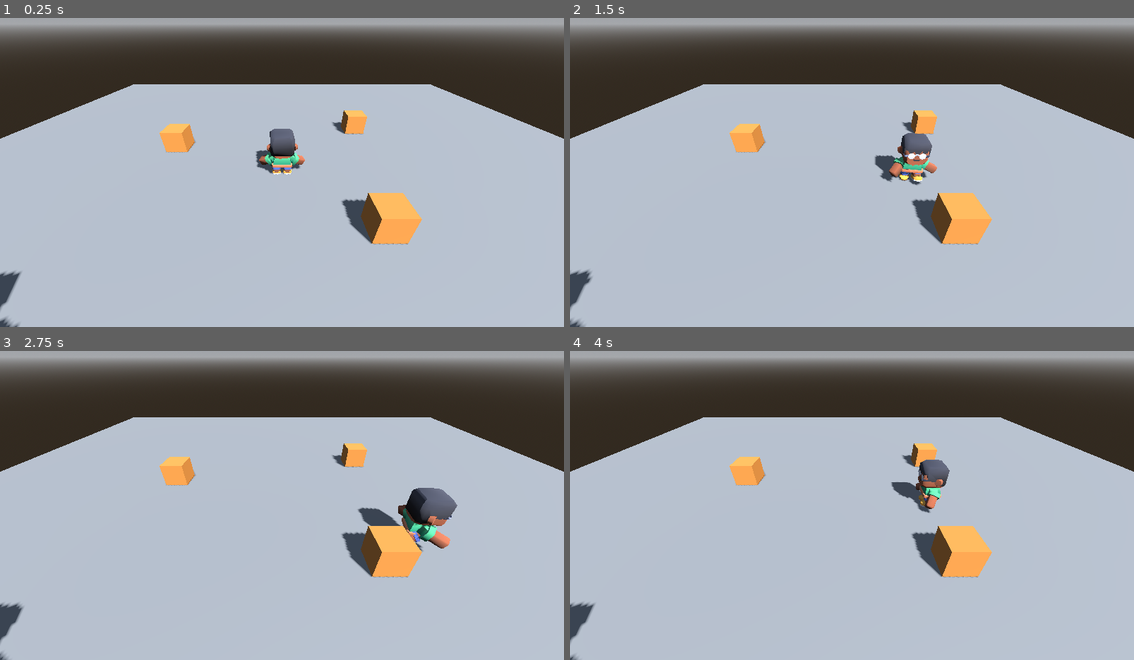
Above: before the commit, frames 1-4 (two rows, left to right).
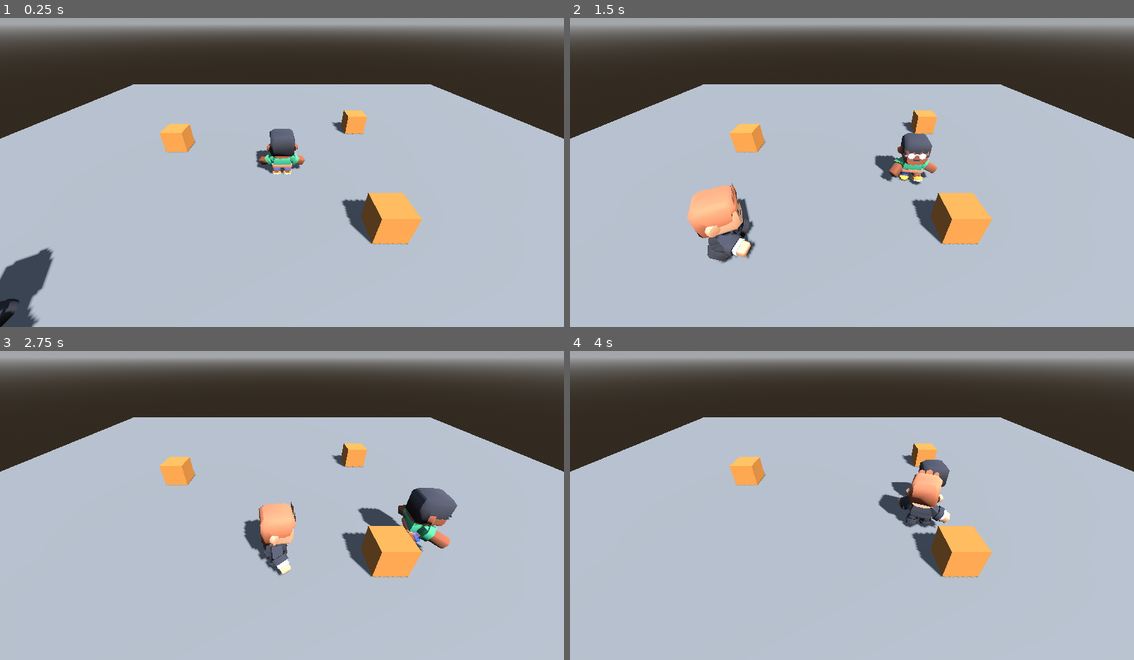
Above: after the commit, the same moments.

Repository: MaYueLRz/DistritoTropel
Game: Godot game, scene res://main.tscn
Same seed, same stepped clock (60 frames per second), same inputs: the game is played once before the commit and once after it.
Inputs:
- Up to frame 1 (0.25 s): no input
- Up to frame 2 (1.5 s): hold D (move_right) 0.53-1.28 s; hold S (move_down) from 1.28 s (still down)
- Up to frame 3 (2.75 s): release S (move_down) at 2.03 s; hold D (move_right) from 2.03 s (still down)
- Up to frame 4 (4 s): release D (move_right) at 2.78 s; hold W (move_up) 2.78-3.53 s; hold A (move_left) from 3.53 s (still down)

The runs differ from the first frame. In frame 1, 1.4% of the frame differs, in the area x 0-10%, y 74-100%; in frame 2, 2.4%, in the area x 0-33%, y 53-100%; in frame 3, 1.8%; in frame 4, 1.7%.

Commit message:
T7 N2 - Tarea C - sigue al jugador

Diff:
--- a/main.tscn
+++ b/main.tscn
@@ -97,3 +97,5 @@
 [node name="rival" parent="." unique_id=1336246001 node_paths=PackedStringArray("objetivo") instance=ExtResource("3_h2yge")]
 transform = Transform3D(1, 0, 0, 0, 1, 0, 0, 0, 1, -6, 0, 6)
 objetivo = NodePath("../Personaje")
+rapidez = 2.5
+distancia_parada = 1.2
--- a/rival.gd
+++ b/rival.gd
@@ -1,24 +1,37 @@
 extends CharacterBody3D
 
 @export var objetivo: Node3D
+@export var rapidez = 2.0            # tus números: 2.5
+@export var distancia_parada = 1.0   # tus números: 1.2
 
 @onready var anim = $Modelo/AnimationPlayer
 
 var reloj = 0.0
 
 
-func _ready():
-	print("objetivo: ", objetivo)
-	anim.play("idle")
-
-
 func _physics_process(delta):
 	velocity += get_gravity() * delta
+
+	var hacia = objetivo.global_position - global_position
+	hacia.y = 0.0
+	var distancia = hacia.length()
+
+	if distancia > distancia_parada:
+		var dir = hacia.normalized()
+		velocity.x = dir.x * rapidez
+		velocity.z = dir.z * rapidez
+		anim.play("walk")
+	else:
+		velocity.x = 0.0
+		velocity.z = 0.0
+		anim.play("idle")
+
+	if distancia > 0.05:
+		look_at(global_position + hacia, Vector3.UP)
+
 	move_and_slide()
 
 	reloj += delta
 	if reloj >= 0.5:
 		reloj = 0.0
-		var hacia = objetivo.global_position - global_position
-		hacia.y = 0.0
-		print("distancia ", snappedf(hacia.length(), 0.01))
+		print("distancia ", snappedf(distancia, 0.01))
